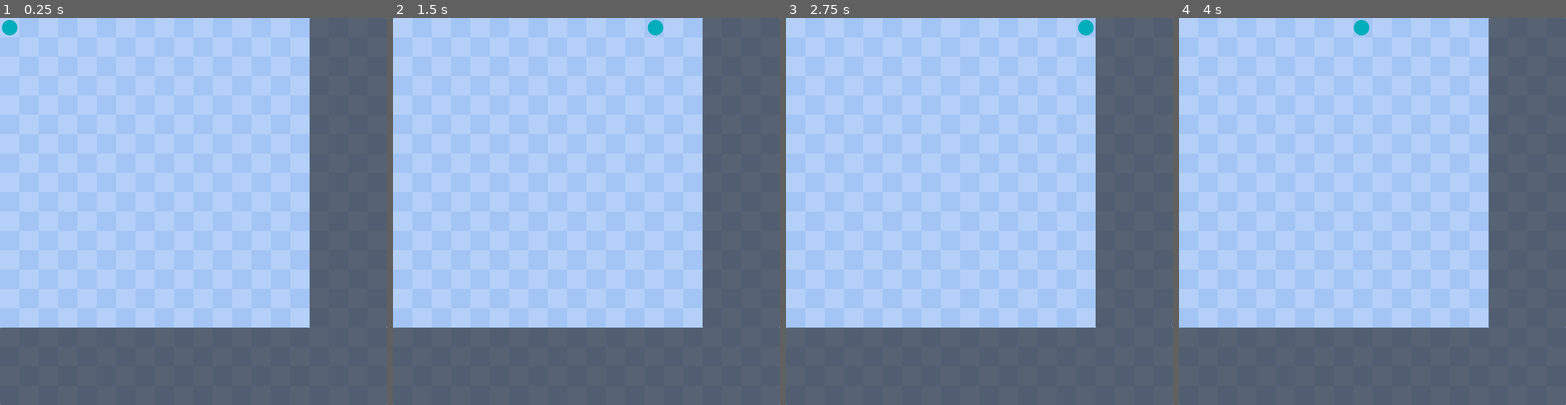
Above: before the commit, frames 1-4 (left to right).
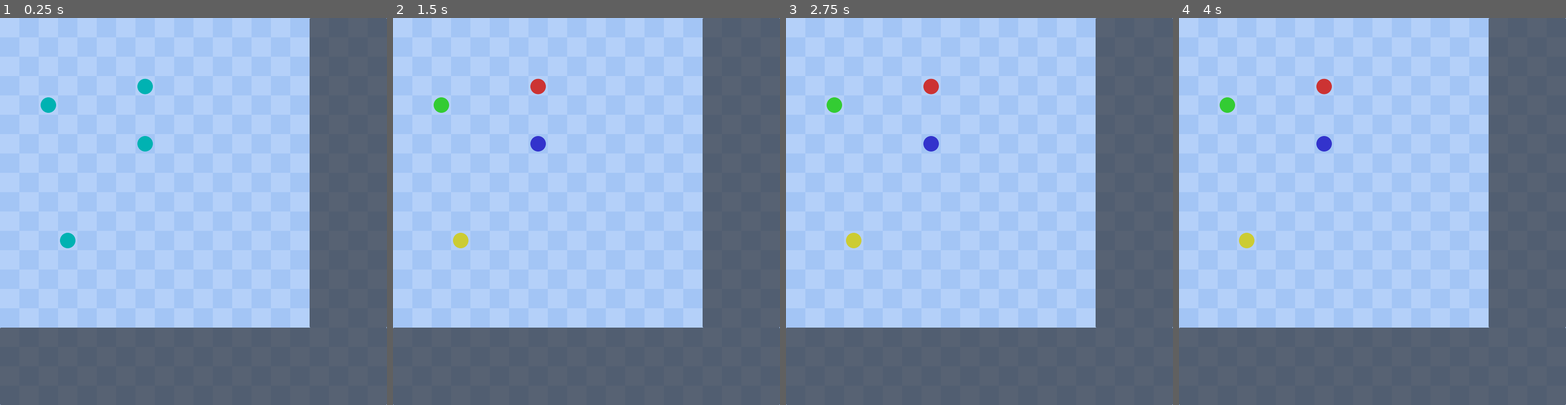
Above: after the commit, the same moments.

Repository: SanjyASZ/Godot-Robot-Ricochet
Game: Godot game, scene res://scenes/Main.tscn
Two runs of this game, one before a commit and one after it. Both use one fixed random seed, a clock stepped at 60 frames per second and the inputs below.
Inputs (mouse positions are in pixels of both pictures, inside the frame that each line leads up to):
- Up to frame 1 (0.25 s): no input
- Up to frame 2 (1.5 s): tap Enter at 0.5 s; move the mouse to (671, 192) at 0.52 s; hold D (right) 0.53-1.28 s; click (671, 192) at 0.6 s; right-click (671, 192) at 0.8 s; move the mouse to (509, 230) at 1.27 s; hold S (down) from 1.28 s (still down); right-click (509, 230) at 1.35 s
- Up to frame 3 (2.75 s): click (902, 230) at 1.55 s; tap Space at 2 s; move the mouse to (1018, 126) at 2.02 s; release S (down) at 2.03 s; hold D (right) from 2.03 s (still down); click (1018, 126) at 2.1 s; right-click (1018, 126) at 2.3 s
- Up to frame 4 (4 s): tap Enter at 2.75 s; move the mouse to (1353, 288) at 2.77 s; release D (right) at 2.78 s; hold W (up) 2.78-3.53 s; right-click (1353, 288) at 2.85 s; click (1353, 288) at 3.05 s; tap Space at 3.5 s; move the mouse to (1488, 269) at 3.52 s; hold A (left) from 3.53 s (still down); click (1488, 269) at 3.6 s; right-click (1488, 269) at 3.8 s

The runs differ from the first frame. In frame 1, 0.6% of the frame differs, in the area x 0-40%, y 0-60%; in frame 2, 0.6%, in the area x 10-70%, y 0-60%; in frame 3, 0.6%; in frame 4, 0.6%.

Commit message:
Robot presque fonctionnel déplacable et cliquable

Diff:
--- a/project.godot
+++ b/project.godot
@@ -14,6 +14,10 @@
 run/main_scene="res://scenes/Main.tscn"
 config/features=PackedStringArray("4.2", "GL Compatibility")
 config/icon="res://icon.svg"
+
+[autoload]
+
+Global="*res://scripts/Global.gd"
 
 [display]
 
@@ -52,6 +56,11 @@
 "events": [Object(InputEventMouseButton,"resource_local_to_scene":false,"resource_name":"","device":-1,"window_id":0,"a …(253 unchanged characters)…
 ]
 }
+right_click={
+"deadzone": 0.5,
+"events": [Object(InputEventMouseButton,"resource_local_to_scene":false,"resource_name":"","device":-1,"window_id":0,"alt_pressed":false,"shift_pressed":false,"ctrl_pressed":false,"meta_pressed":false,"button_mask":0,"position":Vector2(0, 0),"global_position":Vector2(0, 0),"factor":1.0,"button_index":2,"canceled":false,"pressed":false,"double_click":false,"script":null)
+]
+}
 
 [layer_names]
 
--- a/scenes/Main.tscn
+++ b/scenes/Main.tscn
@@ -29,4 +29,30 @@
 [node name="Camera2D" type="Camera2D" parent="."]
 position = Vector2(500, 500)
 
-[node name="Robot" parent="." instance=ExtResource("2_dy510")]
+[node name="RED" parent="." instance=ExtResource("2_dy510")]
+position = Vector2(350, 152)
+speed = 700
+bg_color = Color(0, 0.7, 0.7, 1)
+border_color = Color(1, 0.3, 0.3, 1)
+robot_color = 0
+
+[node name="BLUE" parent="." instance=ExtResource("2_dy510")]
+position = Vector2(350, 300)
+speed = 700
+bg_color = Color(0, 0.7, 0.7, 1)
+border_color = Color(1, 0.3, 0.3, 1)
+robot_color = 1
+
+[node name="GREEN" parent="." instance=ExtResource("2_dy510")]
+position = Vector2(100, 200)
+speed = 700
+bg_color = Color(0, 0.7, 0.7, 1)
+border_color = Color(1, 0.3, 0.3, 1)
+robot_color = 2
+
+[node name="YELLOW" parent="." instance=ExtResource("2_dy510")]
+position = Vector2(150, 550)
+speed = 700
+bg_color = Color(0, 0.7, 0.7, 1)
+border_color = Color(1, 0.3, 0.3, 1)
+robot_color = 3
--- a/scenes/Robot.gd
+++ /dev/null
@@ -1,63 +0,0 @@
-extends CharacterBody2D
-
-
-@export var speed = 700
-@export var cell_size = 50
-
-var robot_grid_position = Vector2()
-var moving = false
-var direction = Vector2.ZERO
-var click_position = Vector2()
-
-func _ready():
-	robot_grid_position.x = int(position.x) / 50
-	robot_grid_position.x = int(position.y) / 50
-
-func _physics_process(delta):
-	if not moving:
-		direction = Vector2.ZERO
-		if Input.is_action_just_pressed('right'):
-			direction = Vector2.RIGHT
-		elif Input.is_action_just_pressed('left'):
-			direction = Vector2.LEFT
-		elif Input.is_action_just_pressed('down'):
-			direction = Vector2.DOWN
-		elif Input.is_action_just_pressed('up'):
-			direction = Vector2.UP
-
-		if direction != Vector2.ZERO:
-			moving = true
-	else:
-		velocity = direction * speed
-	hit_obstacle(position)
-	mouse_click()
-	move_and_slide()
-
-func set_robot_position():
-	velocity = Vector2.ZERO
-	robot_grid_position.x = int(position.x) / 50
-	robot_grid_position.y = int(position.y) / 50
-	moving = false
-
-func hit_obstacle(position):
-	# WALL BOUNDARY
-	if position.x < 0:
-		global_position.x = 0
-		set_robot_position()
-	if position.y < 0:
-		global_position.y = 0
-		set_robot_position()
-	if position.x > 750:
-		global_position.x = 750
-		set_robot_position()
-	if position.y > 750:
-		global_position.y = 750
-		set_robot_position()
-
-func mouse_click():
-	if Input.is_action_just_pressed("left_click"):
-		click_position = get_global_mouse_position()
-		var grid_mouse_position = Vector2()
-		grid_mouse_position.x = int(click_position.x) / 50
-		grid_mouse_position.y = int(click_position.y) / 50
-		print("robot:", robot_grid_position, "mouse:", grid_mouse_position)
--- a/scenes/Robot.tscn
+++ b/scenes/Robot.tscn
@@ -1,22 +1,34 @@
-[gd_scene load_steps=3 format=3 uid="uid://bi2kxkqkpx1f8"]
+[gd_scene load_steps=4 format=3 uid="uid://bi2kxkqkpx1f8"]
 
-[ext_resource type="Script" path="res://scenes/Robot.gd" id="1_s52um"]
+[ext_resource type="Script" path="res://scripts/Robot.gd" id="1_7noe4"]
 
 [sub_resource type="StyleBoxFlat" id="StyleBoxFlat_cnuoi"]
-bg_color = Color(0, 0.67966, 0.733334, 1)
+resource_local_to_scene = true
+bg_color = Color(0, 0.7, 0.7, 1)
+border_color = Color(0.5, 8, 9, 1)
 corner_radius_top_left = 40
 corner_radius_top_right = 40
 corner_radius_bottom_right = 40
 corner_radius_bottom_left = 40
 
-[node name="Robot" type="Node2D"]
+[sub_resource type="CircleShape2D" id="CircleShape2D_fwx5t"]
+radius = 24.0208
 
-[node name="CharacterBody2D" type="CharacterBody2D" parent="."]
-script = ExtResource("1_s52um")
+[node name="CharacterBody2D" type="CharacterBody2D"]
+script = ExtResource("1_7noe4")
 
-[node name="Panel" type="Panel" parent="CharacterBody2D"]
+[node name="Panel" type="Panel" parent="."]
 offset_left = 5.0
 offset_top = 5.0
 offset_right = 45.0
 offset_bottom = 45.0
 theme_override_styles/panel = SubResource("StyleBoxFlat_cnuoi")
+metadata/_edit_use_anchors_ = true
+
+[node name="Area2D" type="Area2D" parent="."]
+
+[node name="CollisionShape2D" type="CollisionShape2D" parent="Area2D"]
+position = Vector2(25, 25)
+shape = SubResource("CircleShape2D_fwx5t")
+
+[connection signal="area_entered" from="Area2D" to="." method="_on_area_2d_area_entered"]
--- /dev/null
+++ b/scenes/wall.tscn
@@ -0,0 +1,11 @@
+[gd_scene load_steps=2 format=3 uid="uid://brpfb5gqdqkcw"]
+
+[sub_resource type="StyleBoxFlat" id="StyleBoxFlat_v3qih"]
+bg_color = Color(0, 0, 0, 1)
+
+[node name="Wall" type="StaticBody2D"]
+
+[node name="Panel" type="Panel" parent="."]
+offset_right = 5.0
+offset_bottom = 50.0
+theme_override_styles/panel = SubResource("StyleBoxFlat_v3qih")
--- /dev/null
+++ b/scripts/Global.gd
@@ -0,0 +1,6 @@
+extends Node
+
+var red_moving = false
+var blue_moving = false
+var green_moving = false
+var yellow_moving = false
--- /dev/null
+++ b/scripts/Robot.gd
@@ -0,0 +1,145 @@
+extends CharacterBody2D
+
+@export var speed = 700
+@export var bg_color = Color(0, 0.7, 0.7, 1)
+@export var border_color = Color(1, 0.3, 0.3, 1)
+enum COLOR {RED,BLUE,GREEN,YELLOW}
+@export var robot_color : COLOR
+
+var cell_size = 50
+@onready var panel = $Panel
+
+var robot_grid_position = Vector2()
+var moving = false
+var direction = Vector2.ZERO
+var clicked_on_robot = false
+
+func _ready():
+	# ATTRIBUTE COLOR ROBOT
+	if robot_color == COLOR.RED:
+		bg_color = Color(0.8, 0.2, 0.2, 1)
+		border_color = Color(0.2, 0.8, 0.8, 1)
+	elif robot_color == COLOR.BLUE:
+		bg_color = Color(0.2, 0.2, 0.8, 1)
+		border_color = Color(0.8, 0.8, 0.2, 1)
+	elif robot_color == COLOR.GREEN:
+		bg_color = Color(0.2, 0.8, 0.2, 1)
+		border_color = Color(0.8, 0.2, 0.8, 1)
+	elif robot_color == COLOR.YELLOW:
+		bg_color = Color(0.8, 0.8, 0.2, 1)
+		border_color = Color(0.2, 0.2, 0.8, 1)
+	robot_grid_position = Vector2(int(position.x) / 50,	int(position.y) / 50)
+
+func _physics_process(delta):
+	if not moving and not(Global.red_moving or Global.blue_moving or Global.green_moving or Global.yellow_moving):
+		mouse_click()
+	if clicked_on_robot:
+		wait_robot_to_move()
+		move_and_slide()
+	stop_robot_to_wall()
+
+func wait_robot_to_move():
+	if not moving:
+		direction = Vector2.ZERO
+		if Input.is_action_just_pressed('right'):
+			direction = Vector2.RIGHT
+		elif Input.is_action_just_pressed('left'):
+			direction = Vector2.LEFT
+		elif Input.is_action_just_pressed('down'):
+			direction = Vector2.DOWN
+		elif Input.is_action_just_pressed('up'):
+			direction = Vector2.UP
+
+		if direction != Vector2.ZERO:
+			set_global_moving()
+
+	else:
+		velocity = direction * speed
+
+func set_robot_position():
+	velocity = Vector2.ZERO
+	robot_grid_position.x = int(position.x) / 50
+	robot_grid_position.y = int(position.y) / 50
+	global_position.x = robot_grid_position.x * 50
+	global_position.y = robot_grid_position.y * 50
+	set_global_moving_false()
+
+func stop_robot_to_wall():
+	# WALL BOUNDARY
+	if position.x < 0:
+		global_position.x = 0
+		set_robot_position()
+	if position.y < 0:
+		global_position.y = 0
+		set_robot_position()
+	if position.x > 750:
+		global_position.x = 750
+		set_robot_position()
+	if position.y > 750:
+		global_position.y = 750
+		set_robot_position()
+
+func mouse_click():
+	if Input.is_action_just_pressed("left_click"):
+		var click_position = get_global_mouse_position()
+		var grid_mouse_position = Vector2(int(click_position.x) / 50,int(click_position.y) / 50)
+		robot_grid_position = Vector2(int(position.x) / 50,	int(position.y) / 50)
+		clicked_on_robot = (robot_grid_position == grid_mouse_position)
+		if clicked_on_robot:
+			give_control()
+		else:
+			free_control()
+	if Input.is_action_just_pressed("right_click"):
+		free_control()
+
+func give_control():
+	var stylebox_flat = StyleBoxFlat.new()
+	stylebox_flat.set_border_width_all(5)
+	stylebox_flat.set_corner_radius_all(40)
+	stylebox_flat.border_color = border_color
+	stylebox_flat.bg_color = bg_color
+	panel.add_theme_stylebox_override("panel",stylebox_flat)
+
+func free_control():
+	clicked_on_robot = false
+	var stylebox_flat = StyleBoxFlat.new()
+	stylebox_flat.set_border_width_all(0)
+	stylebox_flat.set_corner_radius_all(40)
+	stylebox_flat.bg_color = bg_color
+	panel.add_theme_stylebox_override("panel",stylebox_flat)
+
+func set_global_moving():
+	if robot_color == COLOR.RED:
+		Global.red_moving = true
+		Global.blue_moving = false
+		Global.green_moving = false
+		Global.yellow_moving = false
+		moving = Global.red_moving
+	elif robot_color == COLOR.GREEN:
+		Global.red_moving = false
+		Global.blue_moving = false
+		Global.green_moving = true
+		Global.yellow_moving = false
+		moving = Global.green_moving
+	elif robot_color == COLOR.BLUE:
+		Global.red_moving = false
+		Global.blue_moving = true
+		Global.green_moving = false
+		Global.yellow_moving = false
+		moving = Global.blue_moving
+	elif robot_color == COLOR.YELLOW:
+		Global.red_moving = false
+		Global.blue_moving = false
+		Global.green_moving = false
+		Global.yellow_moving = true
+		moving = Global.yellow_moving
+
+func set_global_moving_false():
+	moving = false
+	Global.red_moving = false
+	Global.blue_moving = false
+	Global.green_moving = false
+	Global.yellow_moving = false
+
+func _on_area_2d_area_entered(area):
+	set_robot_position()
